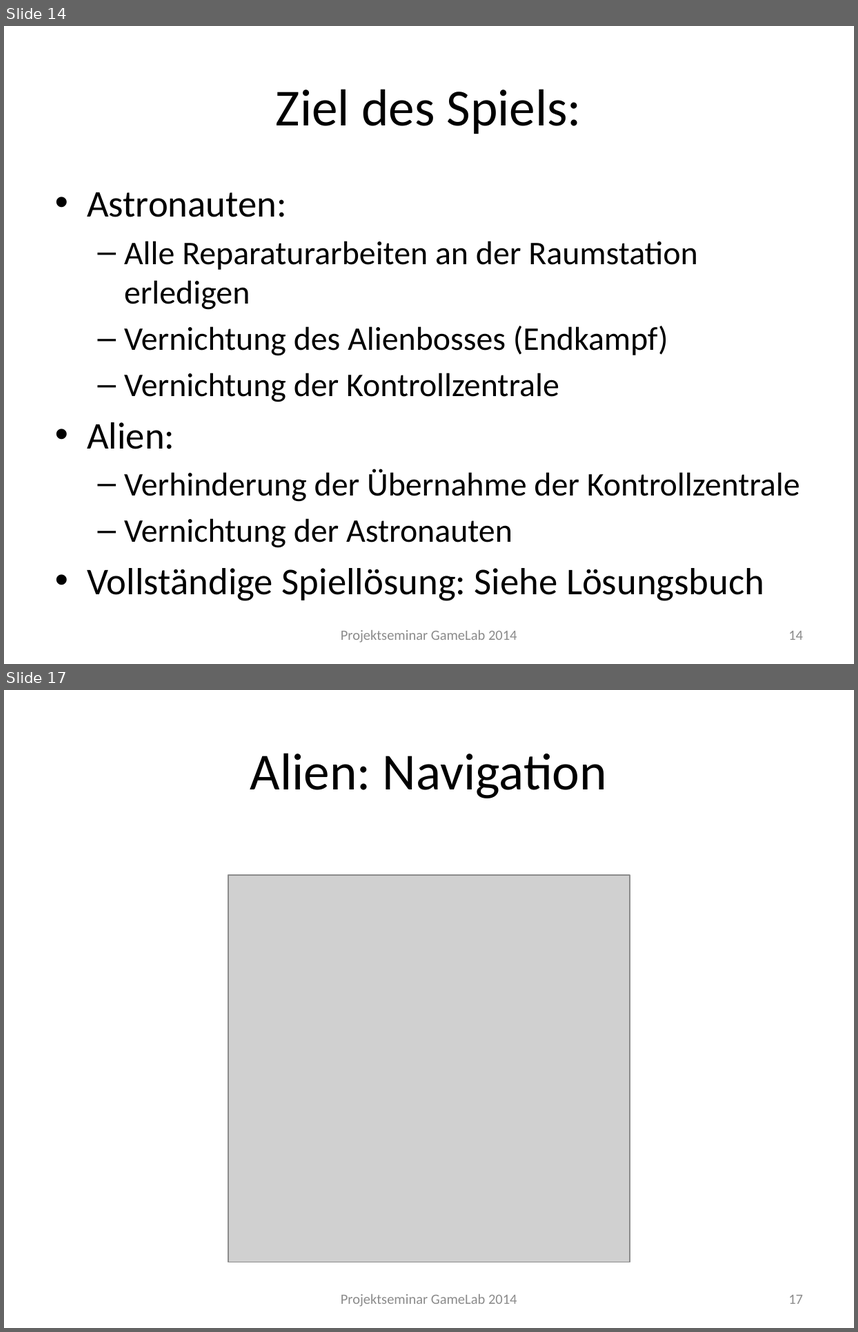
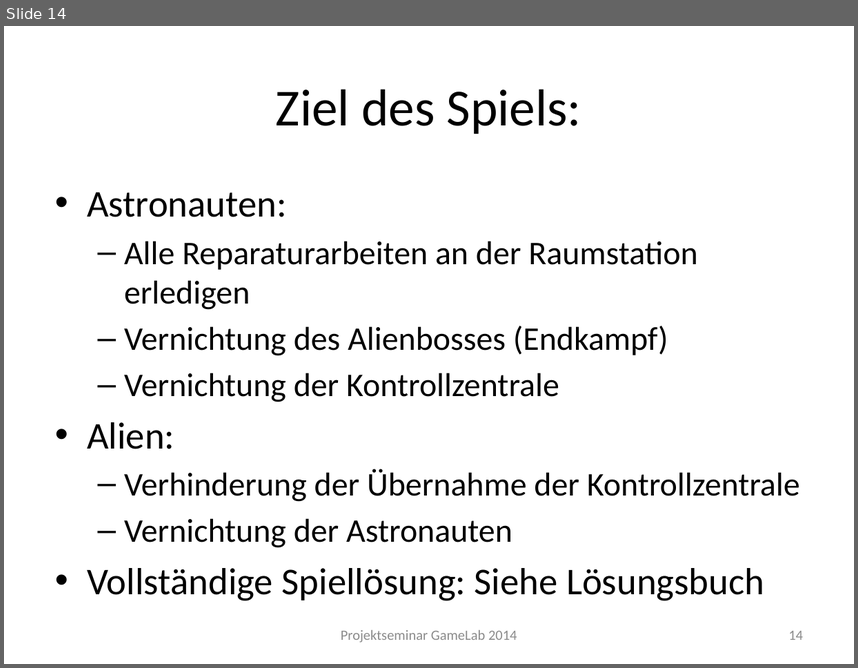
Before and after one commit to Instinctlol/gamelab2014, a slide deck: Abschlusspräsentation/SpielkonzeptFINAL.pptx. Shown one above the other, each under a label of ours: slides 14 and 17 before the commit, slide 14 after it; the slides between them are not shown. The pictures are 858x1332 and 858x668 pixels, drawn with LibreOffice and Linux fonts; fonts in the diff are those of the drawing; grey boxes stand for pictures; background and template pictures are left out. Boxes give left, top, right and bottom in pixels: in the first picture for what was removed or moved away, otherwise in the second. Text is boxed around its words. In the diff, an @@ line names an element or a change of style, - is before the commit and + after.

```diff
--- a/Abschlusspräsentation/SpielkonzeptFINAL.pptx
+++ b/Abschlusspräsentation/SpielkonzeptFINAL.pptx
@@ slide 17 removed at (x1=4, y1=690, x2=854, y2=1328), background picture (left out) @@
@@ title removed at (x1=250, y1=753, x2=607, y2=798) @@
-Alien: Navigation
@@ picture removed at (x1=228, y1=876, x2=630, y2=1262) @@
@@ text removed at (x1=341, y1=1294, x2=517, y2=1306) @@
-Projektseminar GameLab 2014
@@ page number removed at (x1=789, y1=1294, x2=803, y2=1303) @@
-17
```
Also in this commit, not shown: 1 slide changed, 6 other slides removed.
